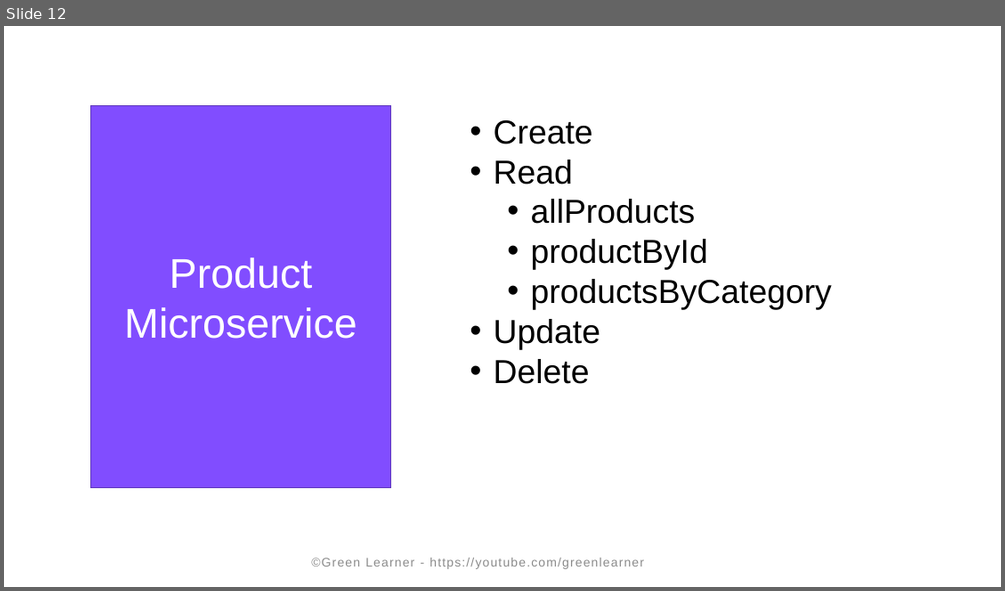
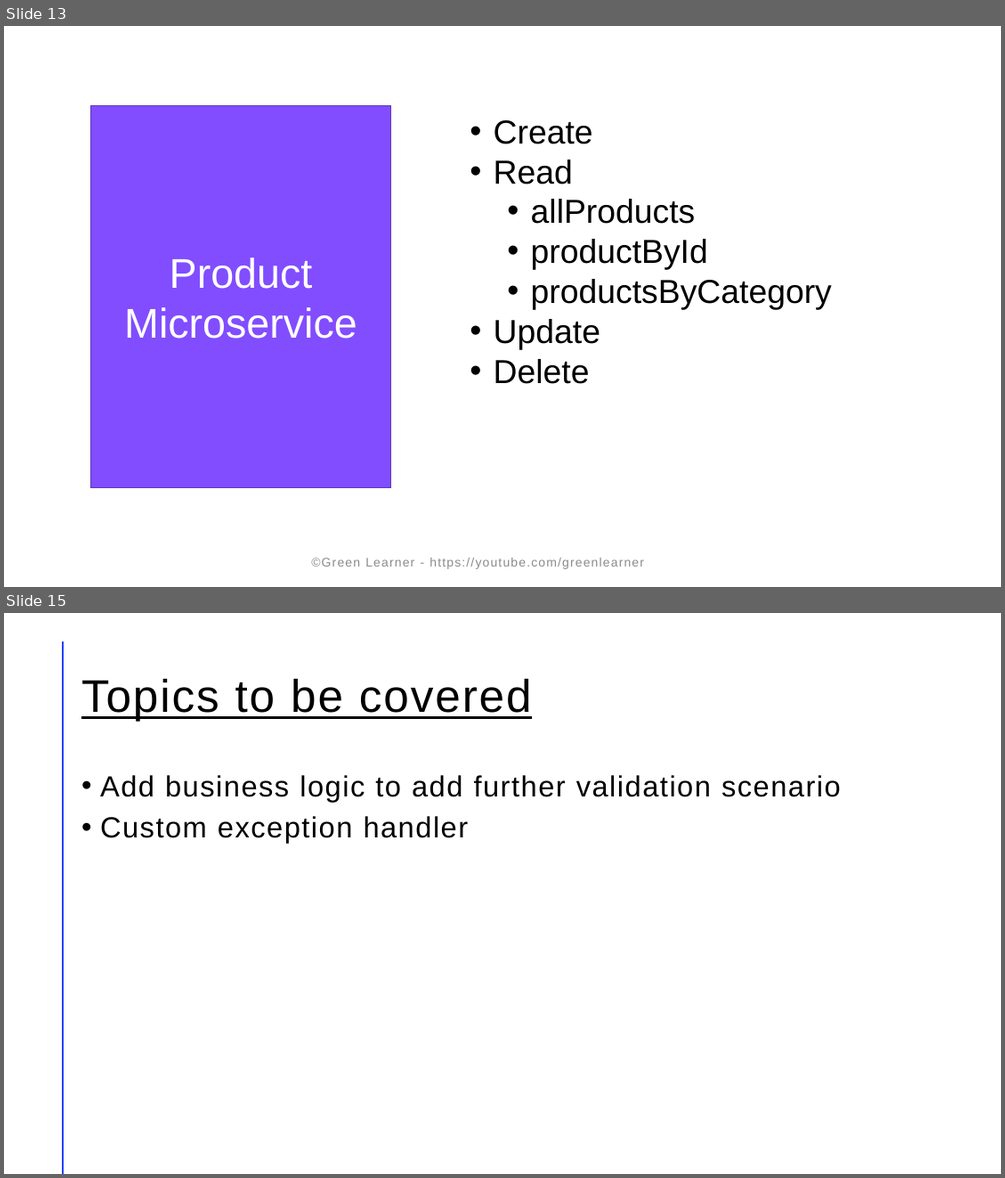
Before and after one commit to codefarm0/microservices-projects-store, a slide deck: Online-Shopping-Portal/microservices-demo.pptx. Shown one above the other, each under a label of ours: slide 12 before the commit, slides 13 and 15 after it; the slides between them are not shown. The pictures are 1005x591 and 1005x1178 pixels, drawn with LibreOffice and Linux fonts; fonts in the diff are those of the drawing. Boxes give left, top, right and bottom in pixels: in the first picture for what was removed or moved away, otherwise in the second. Text is boxed around its words. In the diff, an @@ line names an element or a change of style, - is before the commit and + after.

```diff
--- a/Online-Shopping-Portal/microservices-demo.pptx
+++ b/Online-Shopping-Portal/microservices-demo.pptx
@@ slide 15 added at [4,613,1001,1174], background #FFFFFF @@
@@ line added from (63, 642) to (63, 1173), #FF9022 2 pt @@
@@ title added at [81,678,532,721], 44 pt, text #000000, underline @@
+Topics to be covered
@@ text added at [100,775,841,843], 28 pt, text #000000 @@
+• Add business logic to add further validation scenario
+• Custom exception handler
@@ what was slide 12 is now slide 13 @@
```
Also in this commit, not shown: 1 slide changed, 10 other slides added, 13 other files.
